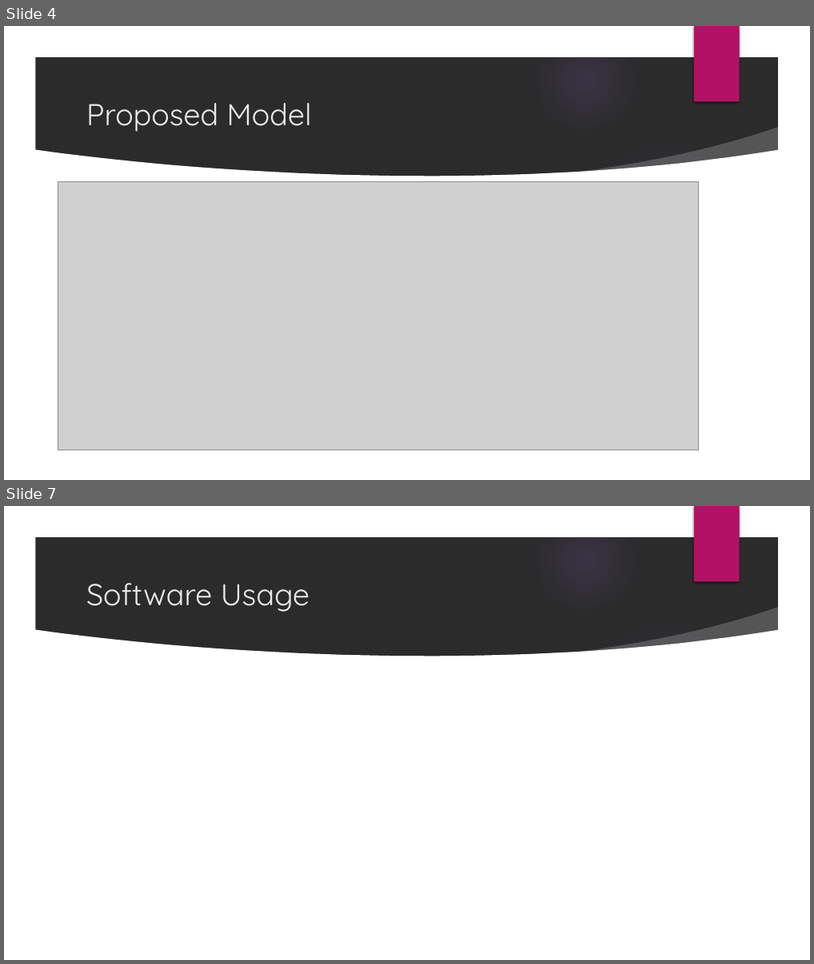
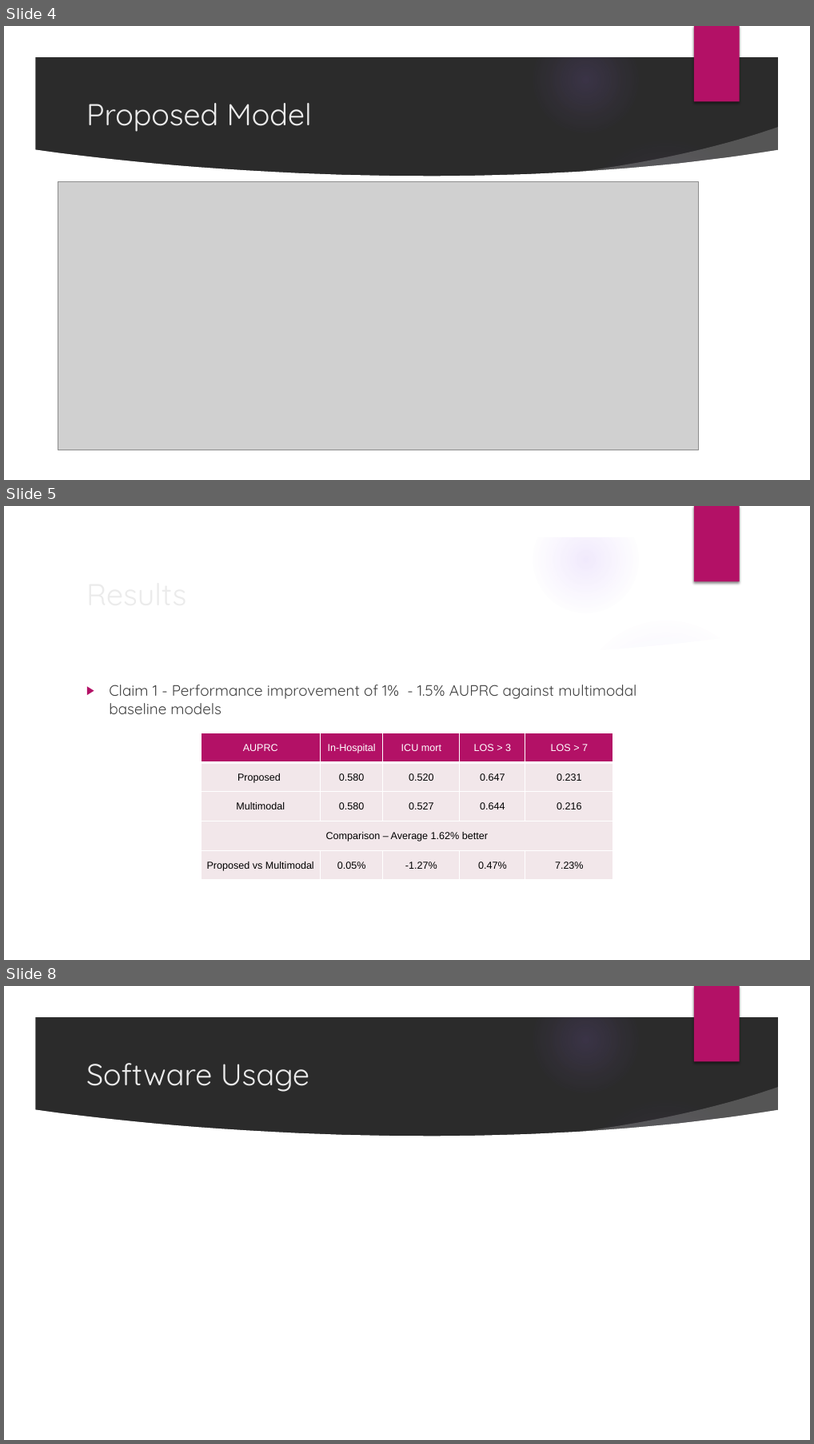
Before and after one commit to s-gopikrishnan/cs-598-dlh-final-project, a slide deck: report/project_presentation.pptx. Shown one above the other, each under a label of ours: slides 4 and 7 before the commit, slides 4, 5 and 8 after it; the slides between them are not shown. The pictures are 814x964 and 814x1444 pixels, drawn with LibreOffice and Linux fonts; fonts in the diff are those of the drawing; grey boxes stand for pictures; background and template pictures are left out; a plain dark background stands for a picture behind light text. Boxes give left, top, right and bottom in pixels: in the first picture for what was removed or moved away, otherwise in the second. Text is boxed around its words. In the diff, an @@ line names an element or a change of style, - is before the commit and + after.

Commit message:
feat: updated result slides

```diff
--- a/report/project_presentation.pptx
+++ b/report/project_presentation.pptx
@@ slide 5 added at box(4, 506, 810, 960), background picture (left out); not listed: 9 template elements that a slide beside it also shows @@
@@ title added at box(80, 570, 660, 616), 36 pt, text #EBEBEB @@
+Results
@@ text added at box(109, 684, 637, 714), 18 pt, text #404040 @@
+▶ Claim 1 - Performance improvement of 1% - 1.5% AUPRC against multimodal baseline models
@@ table added at box(202, 733, 614, 880), 5 rows, 5 columns @@
+AUPRC | In-Hospital | ICU mort | LOS > 3 | LOS > 7
+Proposed | 0.580 | 0.520 | 0.647 | 0.231
+Multimodal | 0.580 | 0.527 | 0.644 | 0.216
+Comparison – Average 1.62% better |  |  |  | 
+Proposed vs Multimodal | 0.05% | -1.27% | 0.47% | 7.23%
@@ what was slide 7 is now slide 8 @@
```
Also in this commit, not shown: 1 slide changed, 1 other slide added, 1 slide removed, 1 other file.
